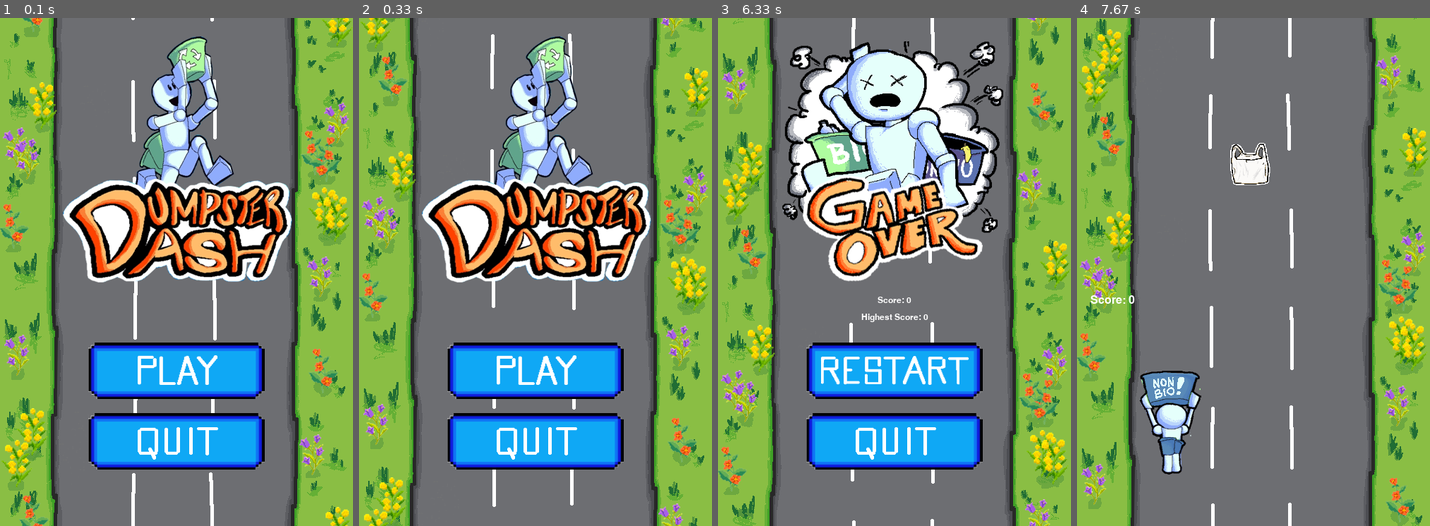
Above: before the commit, frames 1-4 (left to right).
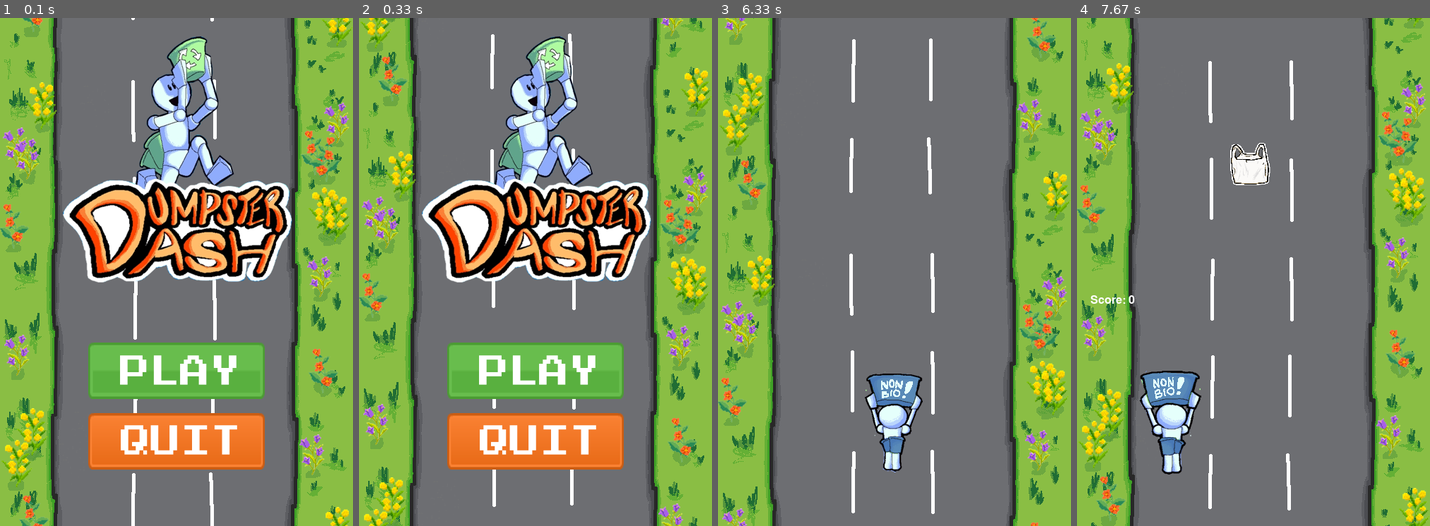
Above: after the commit, the same moments.

Repository: trey020304/Dumpster-Dash
Game: pygame game, started from the game.py
Two runs of this game, one before a commit and one after it. Both use one fixed random seed, a clock stepped at 60 frames per second and the inputs below.
Inputs (mouse positions are in pixels of both pictures, inside the frame that each line leads up to):
- Up to frame 1 (0.1 s): no input
- Up to frame 2 (0.33 s): no input
- Up to frame 3 (6.33 s): click (894, 368) at 0.38 s; hold Right 0.67-1.13 s; hold Right 1.17-1.63 s; hold Left 1.67-2.2 s; tap E at 1.82, 3.48 s; hold Left 2.23-2.63 s; hold Right 2.67-3.3 s; hold Left 3.33-3.8 s; hold Right 3.83-4.3 s
- Up to frame 4 (7.67 s): click (1260, 99) at 6.55 s; click (1253, 368) at 6.88 s; hold Left 7.17-7.63 s

The runs differ from the first frame. In frame 1, 11% of the frame differs, in the area x 25-75%, y 63-89%; in frame 2, 11%; in frame 3, 49%, in the area x 0-100%, y 0-100%; in frame 4, 16%.

Commit message:
updated buttons + in GameOver state, quit button has been replaced by main menu button

Diff:
--- a/the game.py
+++ b/the game.py
@@ -23,6 +23,7 @@
 play_button_img = pygame.image.load('assets/logos_and_icons/play.png').convert_alpha()
 quit_button_img = pygame.image.load('assets/logos_and_icons/quit.png').convert_alpha()
 restart_button_img = pygame.image.load('assets/logos_and_icons/restart.png').convert_alpha()
+menu_button_img = pygame.image.load('assets/logos_and_icons/main_menu.png').convert_alpha()
 
 #logo
 class Logo():
@@ -247,6 +248,7 @@
         self.score = 0
         self.highest_score = 0  # Add this line
         self.font = pygame.font.Font(pygame.font.get_default_font(), 16)
+        self.increment_timer = 0  # New attribute to track the increment timer
 
     def handle_events(self, event):
         global active_wally  # Add this line
@@ -275,6 +277,7 @@
     def update(self):
         active_wally.update(garbage_group)
 
+
         # Add garbage
         if len(garbage_group) < 3:
             add_garbage = True
@@ -301,7 +304,7 @@
                     isinstance(active_wally, NonBio) and isinstance(garbage, BioGarbage)):
                 # Play game over sound
                 game_over_sound.play()
-                pygame.time.wait(2000)  # Wait for 2000 milliseconds (2 seconds)
+                pygame.time.wait(2500)  # Wait for 2000 milliseconds (2 seconds)
                 switch_state("GameOver")
             elif (active_wally == wally1 and isinstance(garbage, BioGarbage)) or (active_wally == wally2 and isinstance(garbage, NonBioGarbage)):
                 # Play get item sound
@@ -328,7 +331,7 @@
 class GameOver:
     def __init__(self, score, highest_score):
         self.restart_button = restart_button_img.get_rect(center=(250, 500))
-        self.exit_button = quit_button_img.get_rect(center=(250, 600))
+        self.menu_button = menu_button_img.get_rect(center=(250, 600))
         self.font = pygame.font.Font(pygame.font.get_default_font(), 12)
         self.rect = game_over_img.get_rect(center=(250, 200))
         self.score = score  # Update this line
@@ -339,10 +342,9 @@
             if self.restart_button.collidepoint(event.pos):
                 switch_state("Game")
                 game.score = self.score
-                game.highest_score = self.highest_score  # Update this line
-            elif self.exit_button.collidepoint(event.pos):
-                pygame.quit()
-                sys.exit()
+                game.highest_score = self.highest_score
+            elif self.menu_button.collidepoint(event.pos):
+                switch_state("MainMenu")
 
     def update(self):
         pass
@@ -350,7 +352,7 @@
     def draw(self):
         screen.blit(game_over_img, (self.rect.x, self.rect.y))
         screen.blit(restart_button_img, self.restart_button)
-        screen.blit(quit_button_img, self.exit_button)
+        screen.blit(menu_button_img, self.menu_button)
 
         score_text = self.font.render('Score: ' + str(game.score), True, white)
         score_rect = score_text.get_rect()
Binary file removed: assets/game_over.png
Binary file added: assets/logos_and_icons/main_menu.png
Binary file changed: assets/logos_and_icons/play.png
Binary file changed: assets/logos_and_icons/quit.png
Binary file changed: assets/logos_and_icons/restart.png
Binary file removed: assets/menu_logo.png
Binary file removed: assets/play.png
Binary file removed: assets/quit.png
Binary file removed: assets/restart.png
Not shown, added: assets/logos_and_icons/play.png~
Not shown, added: assets/logos_and_icons/quit.png~
Not shown, added: assets/logos_and_icons/restart.png~
